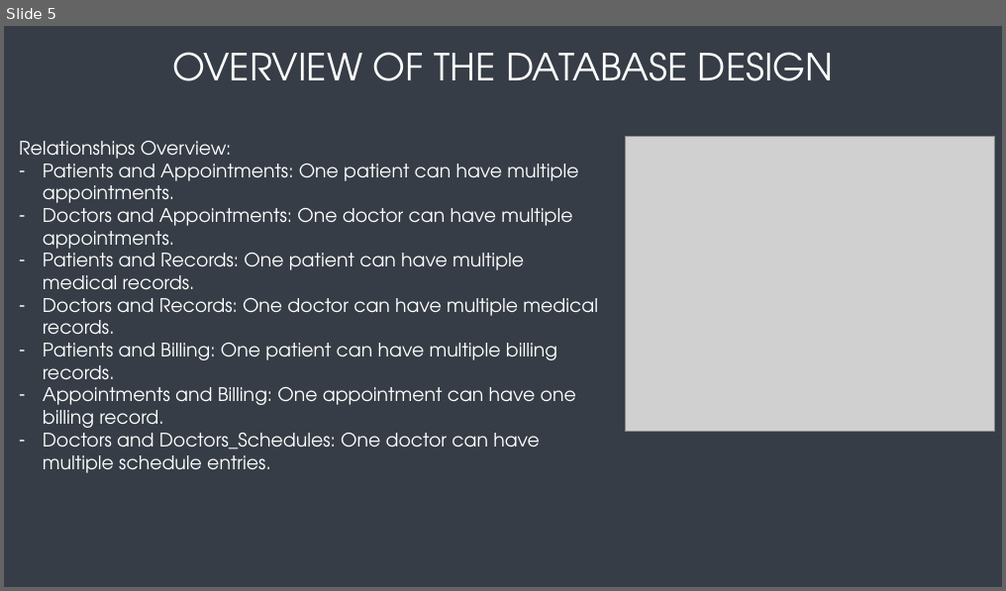
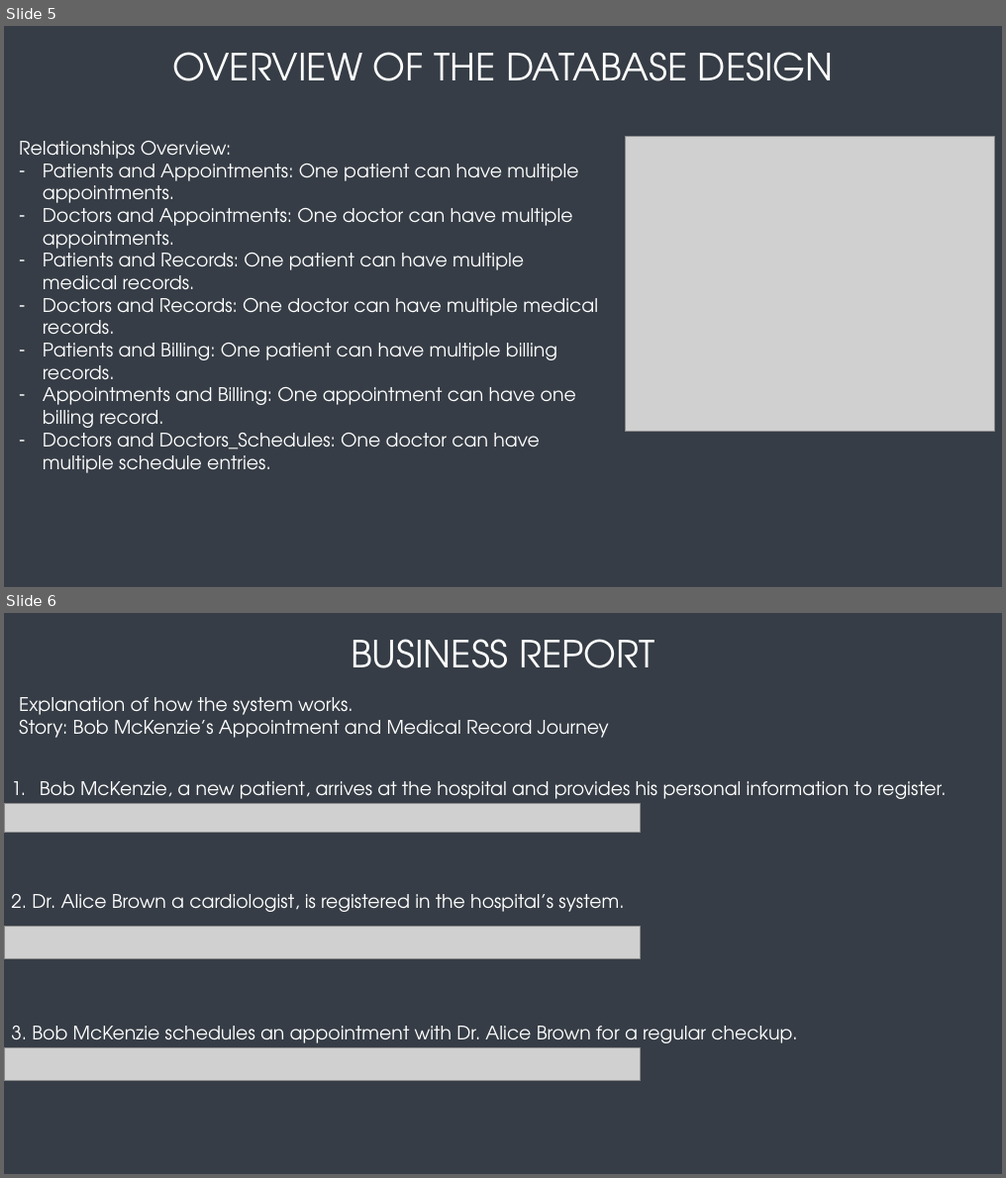
Before and after one commit to RenanAQ/TransferFiles, a slide deck: DBS-Final/DBS211_Presentation_Group4.pptx. Shown one above the other, each under a label of ours: slide 5 before the commit, slides 5 and 6 after it. The pictures are 1006x591 and 1006x1178 pixels, drawn with LibreOffice and Linux fonts; fonts in the diff are those of the drawing; grey boxes stand for pictures. Boxes give left, top, right and bottom in pixels: in the first picture for what was removed or moved away, otherwise in the second. Text is boxed around its words. In the diff, an @@ line names an element or a change of style, - is before the commit and + after.

```diff
--- a/DBS-Final/DBS211_Presentation_Group4.pptx
+++ b/DBS-Final/DBS211_Presentation_Group4.pptx
@@ slide 6 added at (x1=4, y1=613, x2=1002, y2=1174), background #363D46 @@
@@ title added at (x1=350, y1=639, x2=654, y2=668), 36 pt, text gradient #FFFFFF to #A6A6A6 @@
+BUSINESS REPORT
@@ text added at (x1=19, y1=697, x2=609, y2=738), 18 pt, text #FFFFFF @@
+Explanation of how the system works.
+Story: Bob McKenzie’s Appointment and Medical Record Journey
@@ text added at (x1=40, y1=781, x2=945, y2=799), 18 pt, text #FFFFFF @@
+1. Bob McKenzie, a new patient, arrives at the hospital and provides his personal information to register.
@@ picture added at (x1=4, y1=803, x2=641, y2=833) @@
@@ text added at (x1=11, y1=894, x2=624, y2=912), 18 pt, text #FFFFFF @@
+2. Dr. Alice Brown a cardiologist, is registered in the hospital’s system.
@@ picture added at (x1=4, y1=927, x2=641, y2=959) @@
@@ text added at (x1=11, y1=1026, x2=797, y2=1049), 18 pt, text #FFFFFF @@
+3. Bob McKenzie schedules an appointment with Dr. Alice Brown for a regular checkup.
@@ picture added at (x1=4, y1=1049, x2=641, y2=1081) @@
```
Also in this commit, not shown: 1 slide changed, 2 other slides added.
